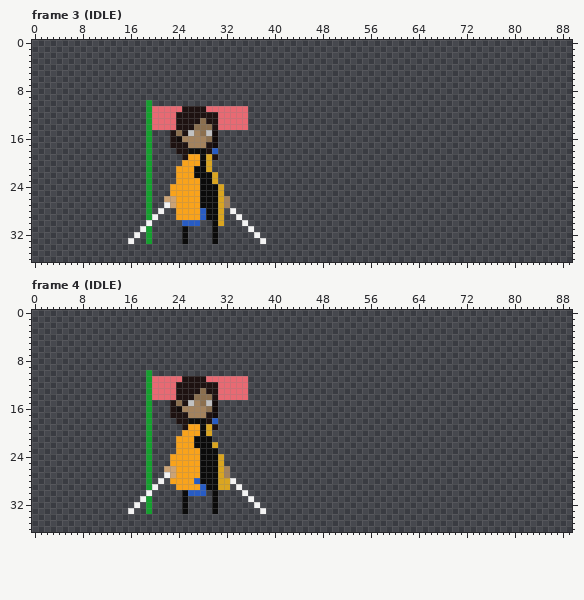
Pixel-art file -- open-the-portal/characters/SAEMI/SAEMI.aseprite. The picture above is the old version.
90x37 pixels, 116 frames. Colours within 5 levels of each other are drawn and written as one. Shown: frame 3 (IDLE), frame 4 (IDLE). The commit also changed other frames, which this record leaves out.
And afterwards:
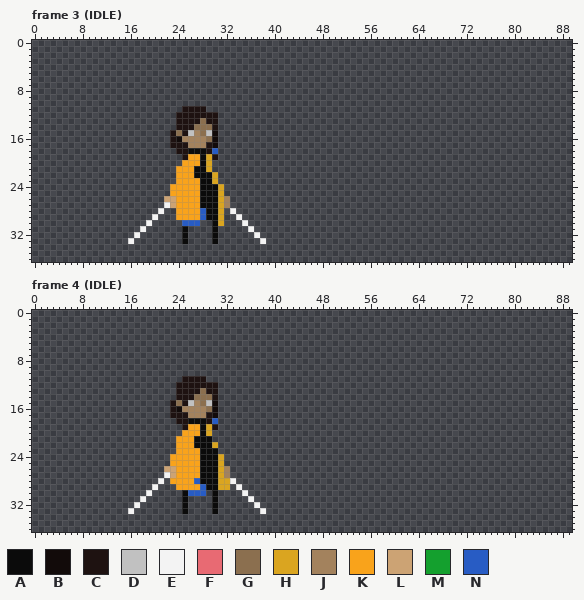
Palette (. is transparent): A #0b0b0b  B #120b0a  C #1e1211  D #c1c1c1  E #f3f3f3  F #e86a73  G #8b6f4f  H #daa520  J #a3825d  K #f9a31b  L #cca374  M #14a02e  N #285cc4
The edit:
layer "Layer 5" now hidden
Frame 3 (IDLE):
y 10: x 19 M -> .
y 11: x 19..24 MFFFFF -> ......; x 29..35 FFFFFFF -> .......
y 12..14: x 19..23 MFFFF -> .....; x 31..35 FFFFF -> .....
y 15..29: x 19 M -> .
y 31..33: x 19 M -> .
Frame 4 (IDLE): the same change as frame 3 (IDLE)
Pixel boxes of the changes (left, top, right, bottom) in both pictures:
erased: (146, 100, 248, 244)
erased: (146, 370, 248, 514)
